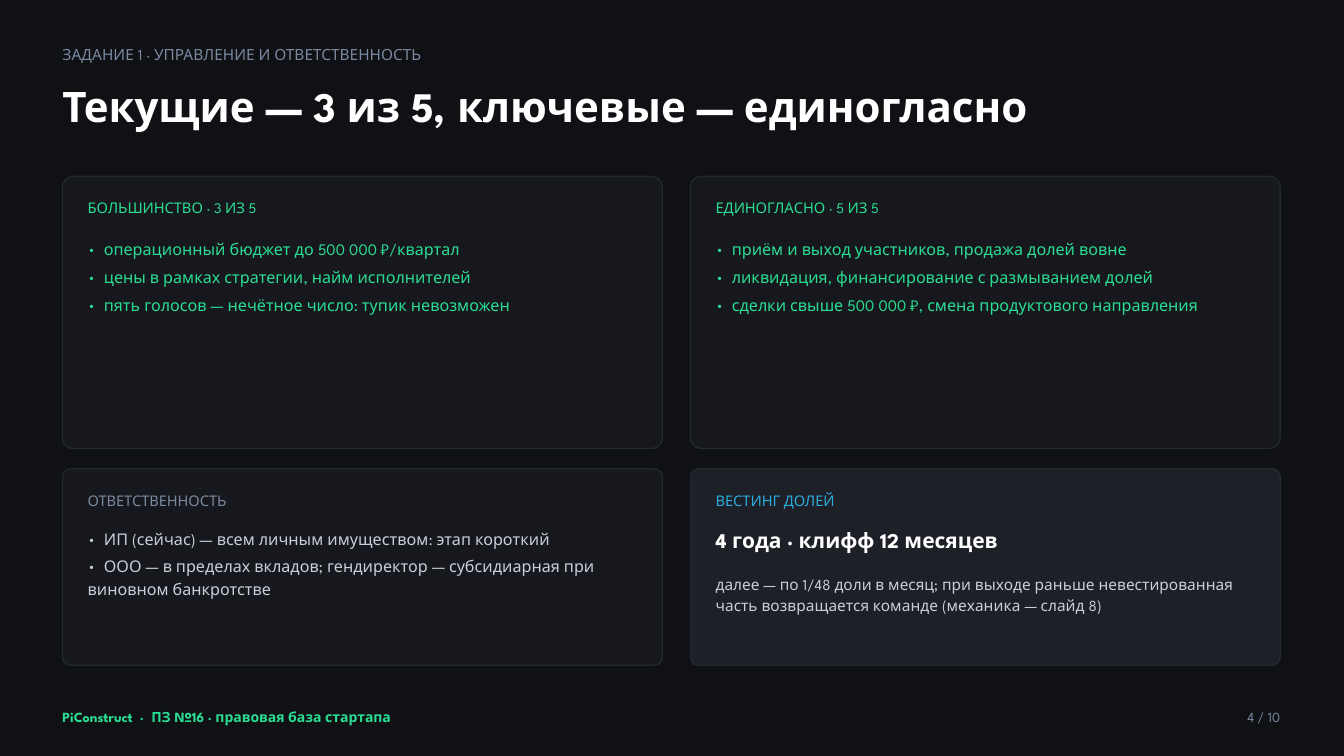
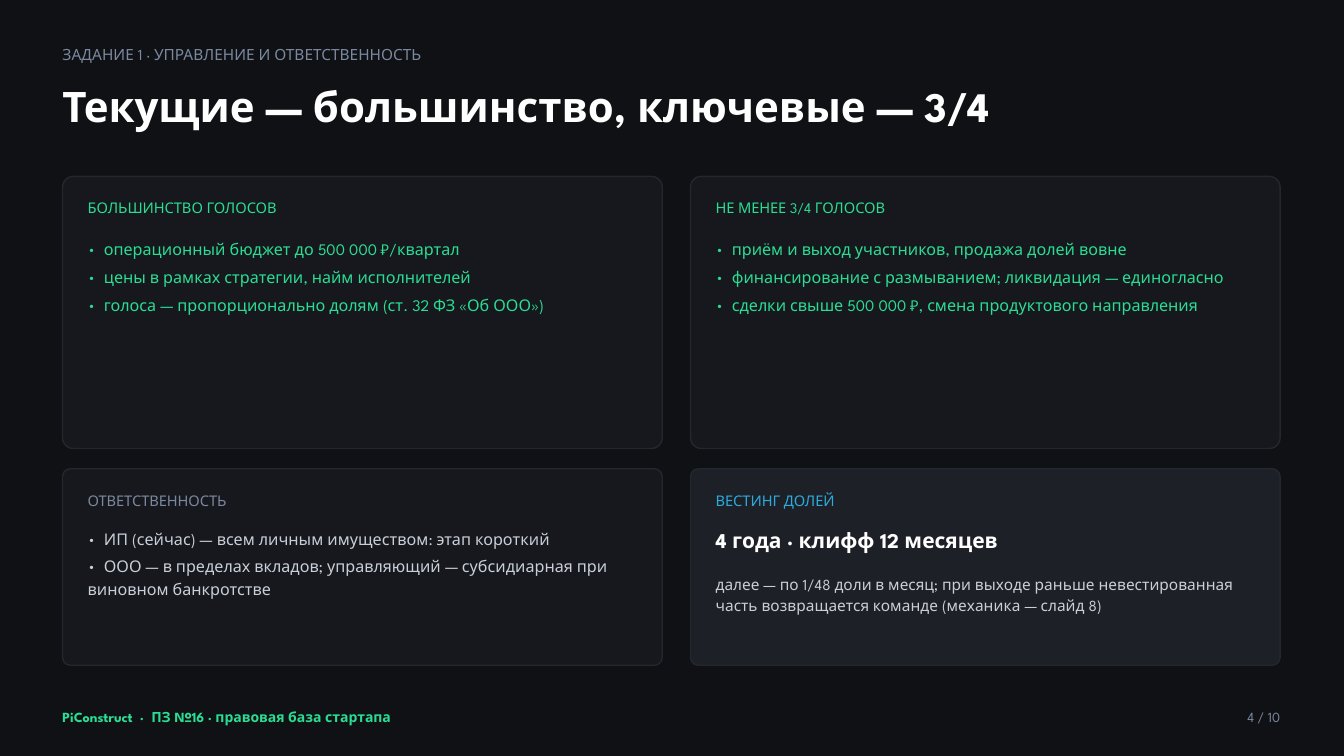
Before and after one commit to Eaglet12IQ/startup-team-1, a slide deck: slide 4 of READMEs/sem_7/week8/attachments/PiConstruct_Правовая_база.pptx. Drawn at 1344x756 pixels with LibreOffice and Linux fonts; fonts in the diff are those of the drawing. Boxes give left, top, right and bottom in pixels: in the first picture for what was removed or moved away, otherwise in the second. Text is boxed around its words. In the diff, an @@ line names an element or a change of style, - is before the commit and + after.

```diff
--- a/READMEs/sem_7/week8/attachments/PiConstruct_Правовая_база.pptx
+++ b/READMEs/sem_7/week8/attachments/PiConstruct_Правовая_база.pptx
@@ text at [62,90,989,132]: text changed @@
-Текущие — 3 из 5, ключевые — единогласно
+Текущие — большинство, ключевые — 3/4
@@ text at [88,202,277,213]: text changed @@
-БОЛЬШИНСТВО · 3 ИЗ 5
+БОЛЬШИНСТВО ГОЛОСОВ
@@ text at [716,202,885,215]: text changed @@
-ЕДИНОГЛАСНО · 5 ИЗ 5
+НЕ МЕНЕЕ 3/4 ГОЛОСОВ
@@ text at [104,298,531,315]: text changed @@
-• пять голосов — нечётное число: тупик невозможен
+• голоса — пропорционально долям (ст. 32 ФЗ «Об ООО»)
@@ text at [732,270,1223,287]: text changed @@
-• ликвидация, финансирование с размыванием долей
+• финансирование с размыванием; ликвидация — единогласно
@@ text at [88,560,607,599]: text changed @@
-• ООО — в пределах вкладов; гендиректор — субсидиарная при виновном банкротстве
+• ООО — в пределах вкладов; управляющий — субсидиарная при виновном банкротстве
```
Also in this commit, not shown: 8 other slides changed, 2 other files.
